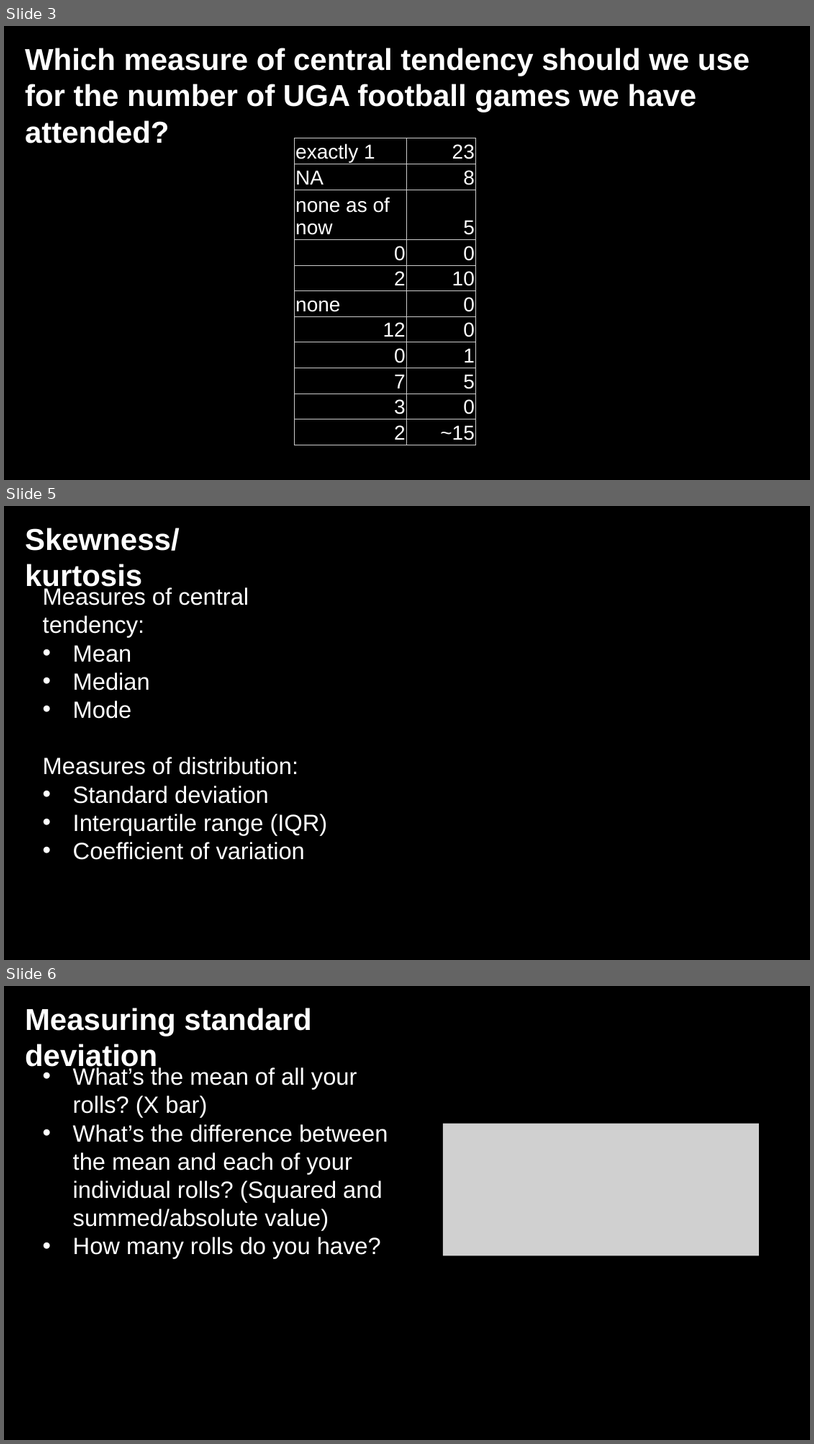
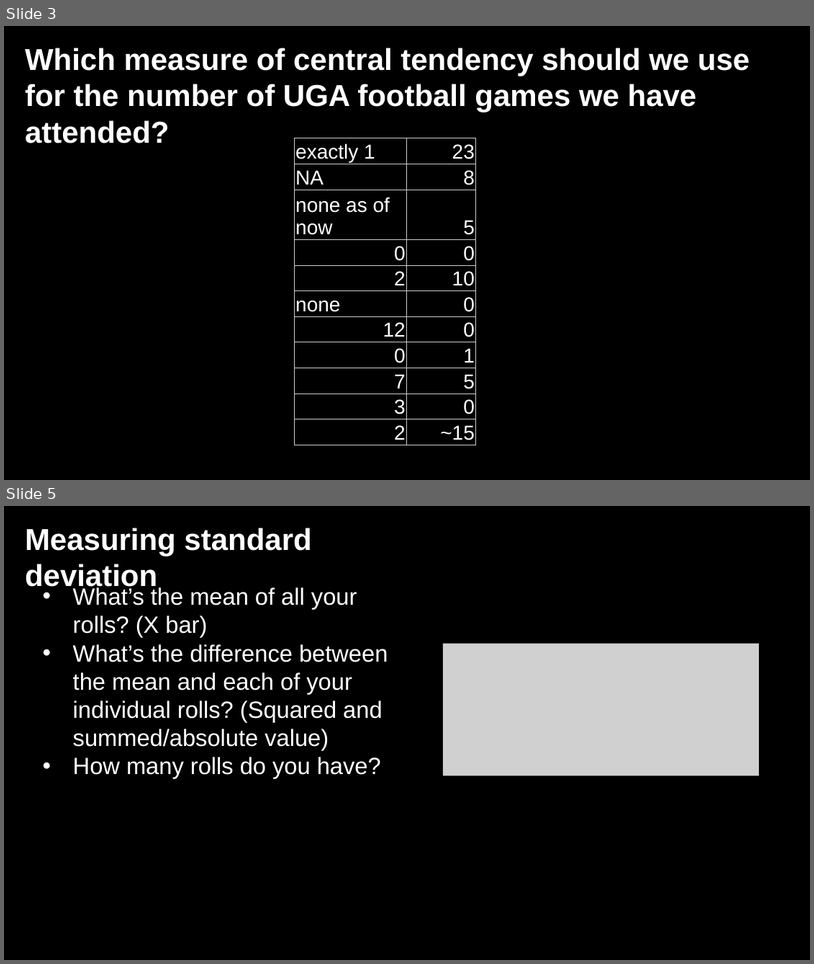
Before and after one commit to jshannon75/geog4300, a slide deck: in_class_slides/geog4300_W03-1 Classification and descriptive stats.pptx. Shown one above the other, each under a label of ours: slides 3, 5 and 6 before the commit, slides 3 and 5 after it; the slides between them are not shown. The pictures are 814x1444 and 814x964 pixels, drawn with LibreOffice and Linux fonts; fonts in the diff are those of the drawing; grey boxes stand for pictures; background and template pictures are left out. Boxes give left, top, right and bottom in pixels: in the first picture for what was removed or moved away, otherwise in the second. Text is boxed around its words. In the diff, an @@ line names an element or a change of style, - is before the commit and + after.

```diff
--- a/in_class_slides/geog4300_W03-1 Classification and descriptive stats.pptx
+++ b/in_class_slides/geog4300_W03-1 Classification and descriptive stats.pptx
@@ slide 5 removed at bbox=[4, 506, 810, 960], background picture (left out) @@
@@ text removed at bbox=[25, 528, 180, 592] @@
-Skewness/kurtosis
@@ text removed at bbox=[43, 586, 328, 860] @@
-Measures of central tendency:
-• Mean
-• Median
-• Mode
-Measures of distribution:
-• Standard deviation
-• Interquartile range (IQR)
-• Coefficient of variation
@@ what was slide 6 is now slide 5 @@
```
Also in this commit, not shown: 4 slides changed.
